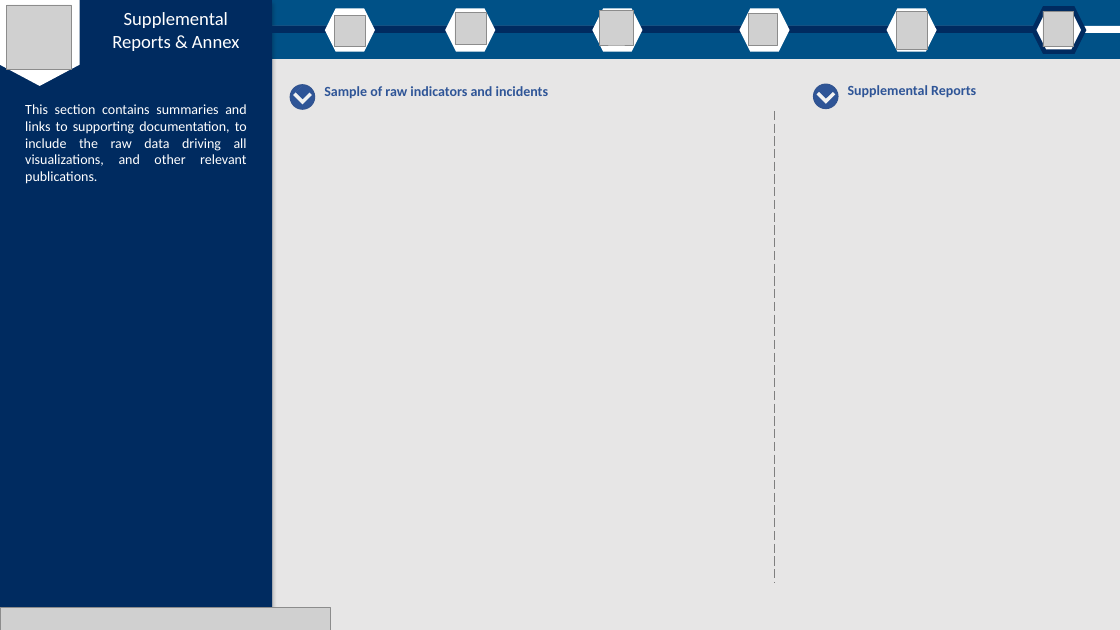
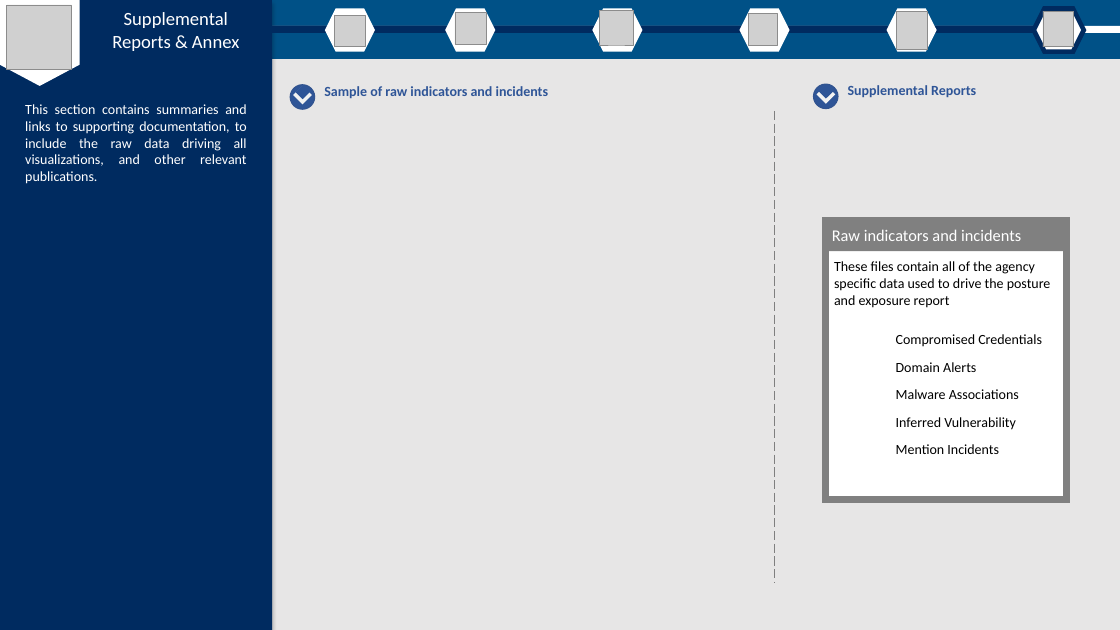
Before and after one commit to cisagov/pe-reports, a slide deck: slide 7 of src/pe_reports/data/shell/pe_shell.pptx. Drawn at 1120x630 pixels with LibreOffice and Linux fonts; fonts in the diff are those of the drawing; grey boxes stand for pictures. Boxes give left, top, right and bottom in pixels: in the first picture for what was removed or moved away, otherwise in the second. Text is boxed around its words. In the diff, an @@ line names an element or a change of style, - is before the commit and + after.

Commit message:
Full working code
- full working code that will be run in the COOL
- still needs updates for Cybersix credentials and dark web analytics

```diff
--- a/src/pe_reports/data/shell/pe_shell.pptx
+++ b/src/pe_reports/data/shell/pe_shell.pptx
@@ rectangle added at box(823, 218, 1065, 252), fill #808080, 14 pt, text #FFFFFF @@
+Raw indicators and incidents
@@ rectangle added at box(826, 220, 1067, 499), fill #FFFFFF, outline #808080 6 pt, 12 pt, text #000000 @@
+These files contain all of the agency specific data used to drive the posture and exposure report
@@ text added at box(896, 334, 1042, 454), 12 pt, text #000000 @@
+Compromised Credentials
+Domain Alerts
+Malware Associations
+Inferred Vulnerability
+Mention Incidents
@@ picture removed at box(0, 608, 331, 630) @@
```
Also in this commit, not shown: 6 other slides changed, 57 other files.
